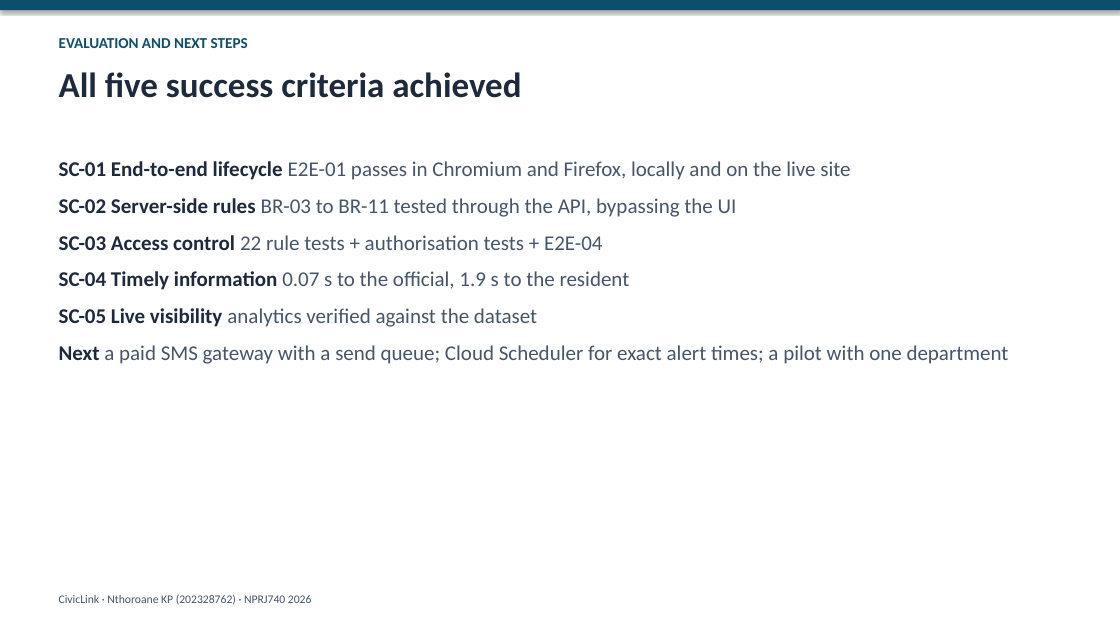
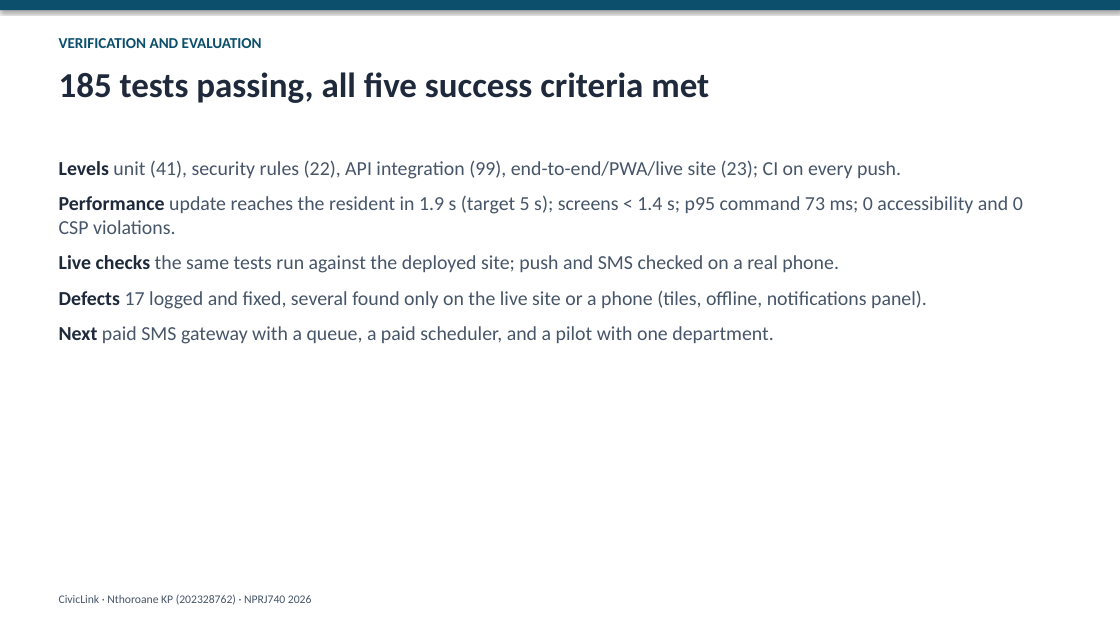
Before and after one commit to altechemist/civiclink, a slide deck: slide 12 of docs/presentation/CivicLink_Presentation.pptx (slide 6 before the commit). Drawn at 1120x630 pixels with LibreOffice and Linux fonts; fonts in the diff are those of the drawing. Boxes give left, top, right and bottom in pixels: in the first picture for what was removed or moved away, otherwise in the second. Text is boxed around its words. In the diff, an @@ line names an element or a change of style, - is before the commit and + after.

```diff
--- a/docs/presentation/CivicLink_Presentation.pptx
+++ b/docs/presentation/CivicLink_Presentation.pptx
@@ text at [59,38,262,48]: text changed @@
-EVALUATION AND NEXT STEPS
+VERIFICATION AND EVALUATION
@@ text at [59,72,709,103]: text changed @@
-All five success criteria achieved
+185 tests passing, all five success criteria met
@@ text at [59,160,1023,344]: text changed; size 18 to 17 pt @@
-SC-01 End-to-end lifecycle E2E-01 passes in Chromium and Firefox, locally and on the live site
-SC-02 Server-side rules BR-03 to BR-11 tested through the API, bypassing the UI
-SC-03 Access control 22 rule tests + authorisation tests + E2E-04
-SC-04 Timely information 0.07 s to the official, 1.9 s to the resident
-SC-05 Live visibility analytics verified against the dataset
-Next a paid SMS gateway with a send queue; Cloud Scheduler for exact alert times; a pilot with one department
+Levels unit (41), security rules (22), API integration (99), end-to-end/PWA/live site (23); CI on every push.
+Performance update reaches the resident in 1.9 s (target 5 s); screens < 1.4 s; p95 command 73 ms; 0 accessibility and 0 CSP violations.
+Live checks the same tests run against the deployed site; push and SMS checked on a real phone.
+Defects 17 logged and fixed, several found only on the live site or a phone (tiles, offline, notifications panel).
+Next paid SMS gateway with a queue, a paid scheduler, and a pilot with one department.
```
Also in this commit, not shown: 3 other slides changed, 8 slides added, 2 slides removed, 7 other files.
